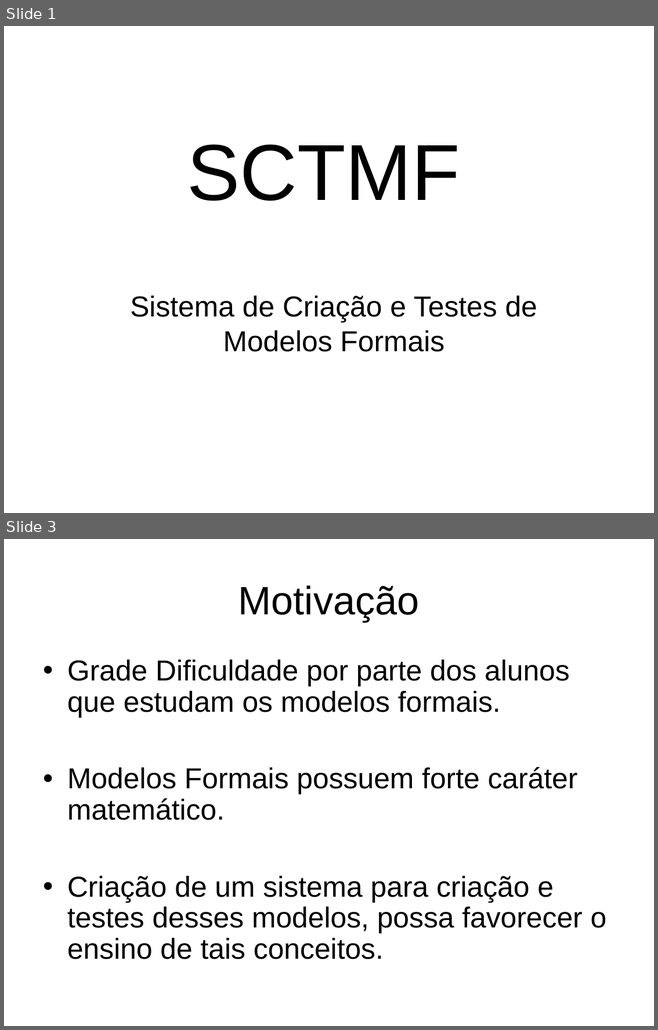
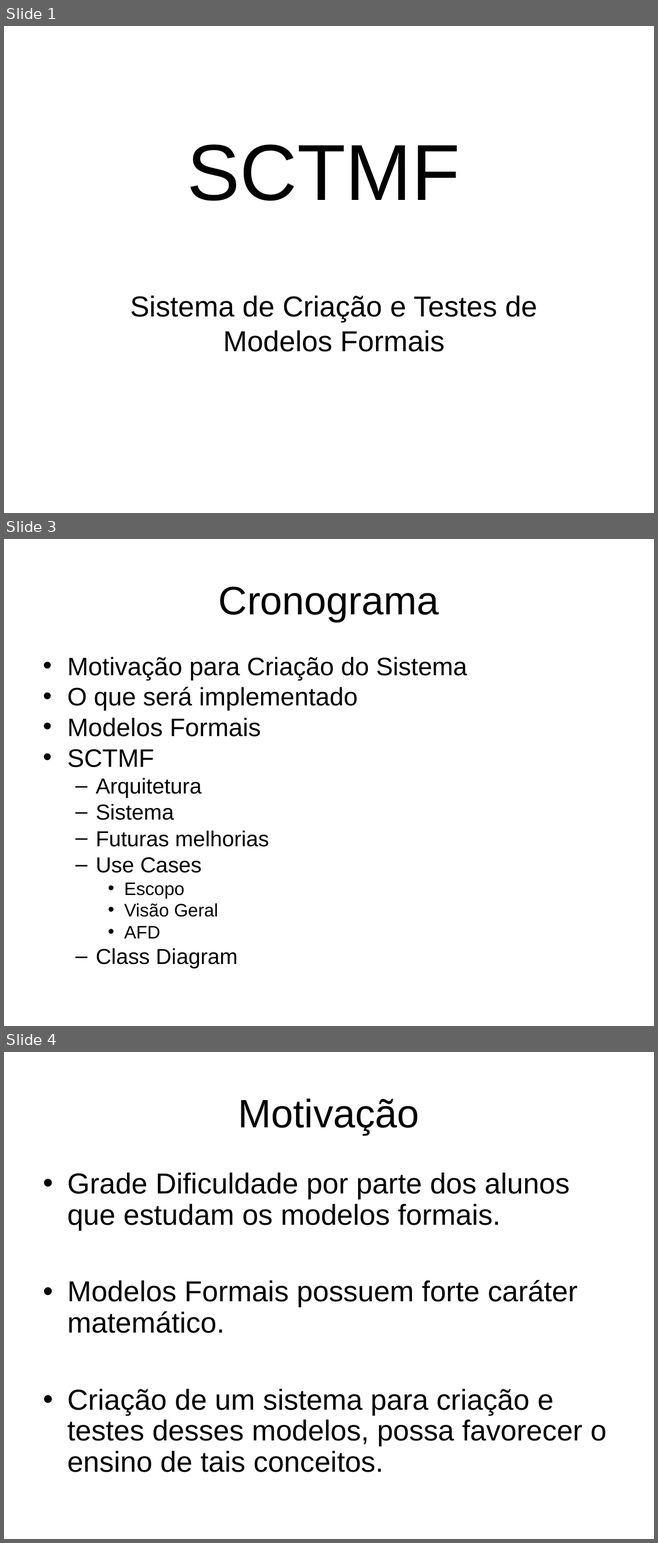
Before and after one commit to eduardoabreubg/sctmf, a slide deck: trunk/sctmf/documentation/Apresentação.ppt. Shown one above the other, each under a label of ours: slides 1 and 3 before the commit, slides 1, 3 and 4 after it; the slides between them are not shown. The pictures are 658x1030 and 658x1543 pixels, drawn with LibreOffice and Linux fonts; fonts in the diff are those of the drawing. Boxes give left, top, right and bottom in pixels: in the first picture for what was removed or moved away, otherwise in the second. Text is boxed around its words. In the diff, an @@ line names an element or a change of style, - is before the commit and + after.

```diff
--- a/trunk/sctmf/documentation/Apresentação.ppt
+++ b/trunk/sctmf/documentation/Apresentação.ppt
@@ slide 3 added at [4,539,654,1026], background #FFFFFF @@
@@ title added at [219,587,439,622], 44 pt, text #000000 @@
+Cronograma
@@ text added at [67,657,467,969], 28 pt, text #000000 @@
+• Motivação para Criação do Sistema
+• O que será implementado
+• Modelos Formais
+• SCTMF
+  – Arquitetura
+  – Sistema
+  – Futuras melhorias
+  – Use Cases
+    • Escopo
+    • Visão Geral
+    • AFD
+  – Class Diagram
@@ what was slide 3 is now slide 4 @@
```
Also in this commit, not shown: 1 slide changed.
